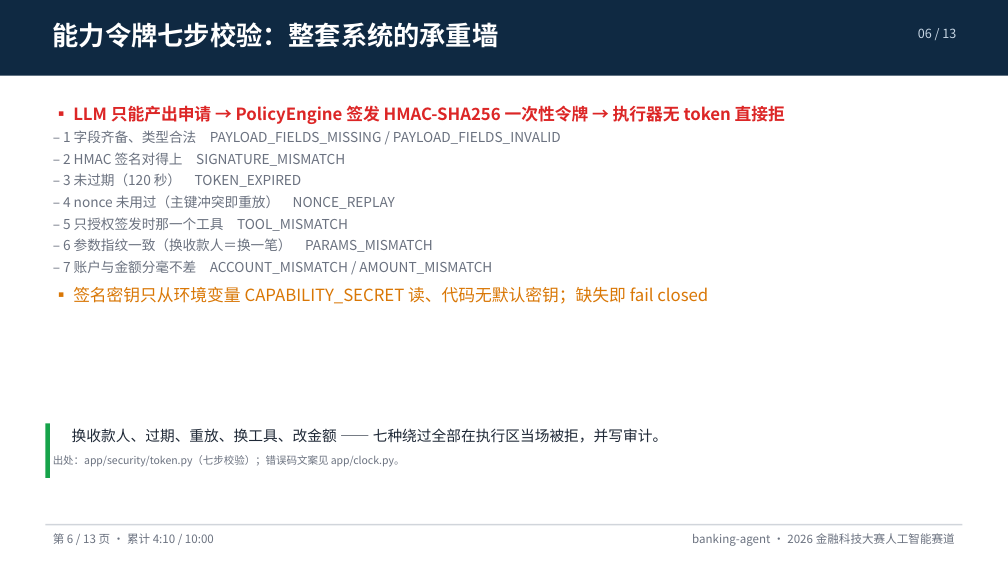
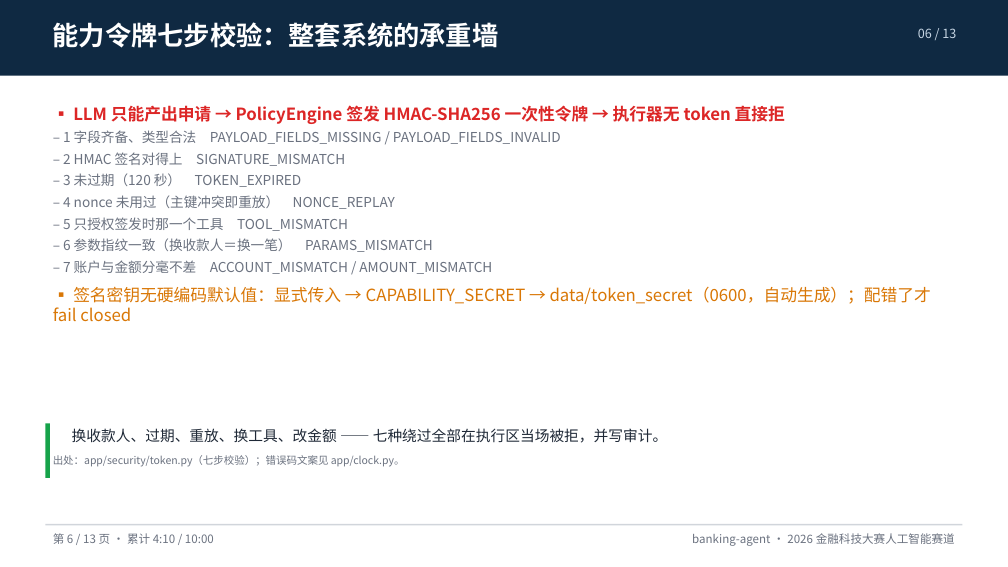
Before and after one commit to peng6yu/banking-agent, a slide deck: slide 6 of docs/交付/答辩PPT.pptx. Drawn at 1008x567 pixels with LibreOffice and Linux fonts; fonts in the diff are those of the drawing. Boxes give left, top, right and bottom in pixels: in the first picture for what was removed or moved away, otherwise in the second. Text is boxed around its words. In the diff, an @@ line names an element or a change of style, - is before the commit and + after.

Commit message:
docs: 已知限制逐条改为已解决，补 Ollama 双厂商实证与数字同步
README 第 1/3/4/5/6/7 条重写为已解决+怎么用+回归测试；docs/模型配置说明 增 §13 本地 Ollama；docs/02/04/05/09 登记 clarify 契约与新环境变量；测试条数全仓同步 862 passed / 4 skipped；Makefile 增 venv 目标；PROGRESS 追加 v1.6.1；PPT 重新生成。

```diff
--- a/docs/交付/答辩PPT.pptx
+++ b/docs/交付/答辩PPT.pptx
@@ text at [53,286,931,322]: text changed @@
-▪ 签名密钥只从环境变量 CAPABILITY_SECRET 读、代码无默认密钥；缺失即 fail closed
+▪ 签名密钥无硬编码默认值：显式传入 → CAPABILITY_SECRET → data/token_secret（0600，自动生成）；配错了才 fail closed
```
Also in this commit, not shown: 1 other slide changed, 16 other files.
